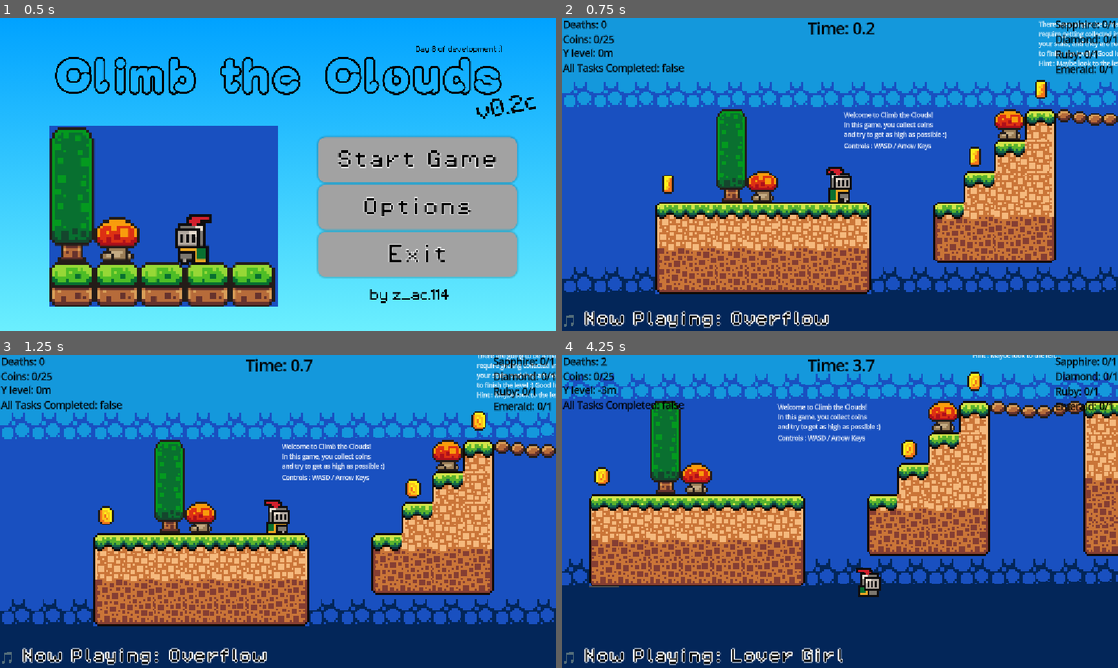
Above: before the commit, frames 1-4 (two rows, left to right).
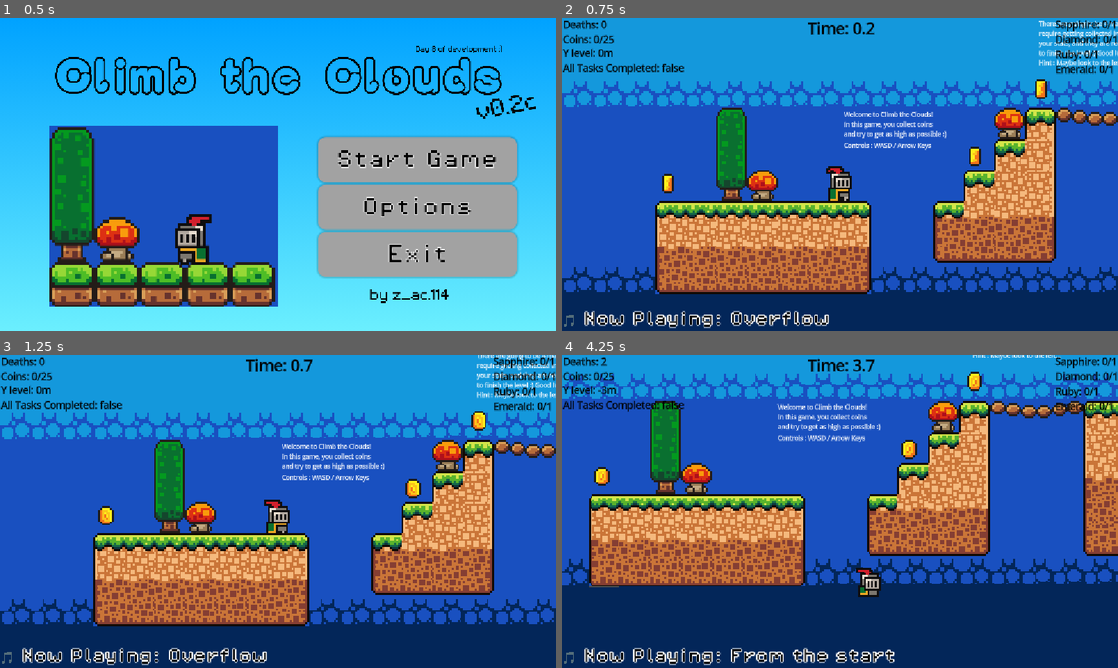
Above: after the commit, the same moments.

Repository: zacharytam-0411/shiba-climb-the-clouds
Game: Godot game, scene res://scenes/main_screen.tscn
The game is run twice, just before and just after one commit, with the same random seed, the same clock (stepped at 60 frames per second) and the same inputs.
Inputs:
- Up to frame 1 (0.5 s): no input
- Up to frame 2 (0.75 s): click "Start Game" at 0.5 s
- Up to frame 3 (1.25 s): no input
- Up to frame 4 (4.25 s): tap Enter at 1.25 s; hold Right (move_right) 1.28-2.78 s; tap W (move_up) at 1.52, 2.27, 3.77 s; hold Left (move_left) 2.78-3.53 s; hold Right (move_right) from 3.53 s (still down)

Frame 1 is identical in both runs. In frame 2, 4.2% of the frame differs, in the area x 0-100%, y 0-88%; in frame 3, 0.3%; in frame 4, 0.8%.

Commit message:
updated stuff

Diff:
--- a/project.godot
+++ b/project.godot
@@ -12,7 +12,7 @@
 
 config/name="scrolling platformer"
 run/main_scene="uid://dojb5lpo81upv"
-config/features=PackedStringArray("4.4", "Forward Plus")
+config/features=PackedStringArray("4.5", "Forward Plus")
 config/icon="res://icon.svg"
 
 [autoload]
--- /dev/null
+++ b/scenes/BGMPlayer.gd
@@ -0,0 +1,70 @@
+extends AudioStreamPlayer
+
+@onready var bgm_label: Label = $"../Camera2D/CanvasLayer/BGMLabel"
+@onready var label_timer: Timer = $"../BGMTimer"
+
+var bgm_list: Array = [
+	{"name": "Overflow", "stream": preload("res://assets/music/オーバーライド - 重音テトSV[吉田夜世] - 吉田夜世.mp3")},
+	{"name": "Tetoris", "stream": preload("res://assets/music/テトリス _ 重音テトSV - 柊マグネタイト.mp3")},
+	{"name": "From the start", "stream": preload("res://assets/music/From The Start Cover __ 重音テトSV「Kasane Teto」 - SylviSlime.mp3")},
+	{"name": "Lover Girl", "stream": preload("res://assets/music/Lover Girl __ 重音テトSV「Kasane Teto」 - SylviSlime.mp3")}
+]
+var current_bgm_index: int = 0
+var end_timer: SceneTreeTimer = null
+var bgm_started: bool = false
+
+func _ready() -> void:
+	# Connect label timer
+	if not label_timer.timeout.is_connected(_on_BGMLabelTimer_timeout):
+		label_timer.timeout.connect(_on_BGMLabelTimer_timeout)
+
+	# Make sure the label is hidden initially
+	if bgm_label:
+		bgm_label.visible = false
+
+	# HTML5 workaround - don't initialize audio until user interaction
+	if OS.get_name() != "HTML5":
+		# Start BGM immediately for non-HTML5 platforms
+		bgm_started = true
+		_play_bgm(current_bgm_index)
+
+func _input(event: InputEvent) -> void:
+	# Start BGM on first player interaction for HTML5
+	if OS.get_name() == "HTML5" and not bgm_started and event is InputEventKey and event.pressed:
+		bgm_started = true
+		_play_bgm(current_bgm_index)
+
+func _play_bgm(index: int) -> void:
+	# Cancel any old end timer
+	if end_timer:
+		if end_timer.timeout.is_connected(_on_bgm_finished):
+			end_timer.timeout.disconnect(_on_bgm_finished)
+		end_timer = null
+
+	current_bgm_index = index % bgm_list.size()
+	var track = bgm_list[current_bgm_index]
+
+	# Play track
+	self.stream = track["stream"]
+	self.play()
+
+	# Update label
+	if bgm_label and label_timer:
+		bgm_label.text = "🎵 Now Playing: %s" % track["name"]
+		bgm_label.visible = true
+		label_timer.start()
+
+	# Create one-shot timer based on track length
+	var song_length = track["stream"].get_length()
+	if song_length > 0:
+		end_timer = get_tree().create_timer(song_length + 0.5)  # Add a bit more margin
+		if not end_timer.timeout.is_connected(_on_bgm_finished):
+			end_timer.timeout.connect(_on_bgm_finished)
+
+func _on_bgm_finished() -> void:
+	current_bgm_index = (current_bgm_index + 1) % bgm_list.size()
+	_play_bgm(current_bgm_index)
+
+func _on_BGMLabelTimer_timeout() -> void:
+	if bgm_label:
+		bgm_label.visible = false
--- a/scenes/main_menu.gd
+++ b/scenes/main_menu.gd
@@ -4,10 +4,8 @@
 	print("Start button pressed")
 	get_tree().change_scene_to_file('res://scenes/main_game.tscn')
 
-
 func _on_settings_pressed() -> void:
 	print("Settings Pressed")
 
-
 func _on_exit_pressed() -> void:
 	get_tree().quit()
--- a/scenes/player.tscn
+++ b/scenes/player.tscn
@@ -9,6 +9,7 @@
 [ext_resource type="FontFile" uid="uid://cwmuvbloniq03" path="res://assets/fonts/PixelOperator8.ttf" id="6_ur7pv"]
 [ext_resource type="AudioStream" uid="uid://bhmkglotgh4ds" path="res://assets/sounds/cartoon-jump-6462.mp3" id="7_fjrip"]
 [ext_resource type="PackedScene" uid="uid://bu5utcykja23f" path="res://scenes/bigcatwaltz.tscn" id="8_smehm"]
+[ext_resource type="Script" uid="uid://du3oyjjuqixpe" path="res://scenes/BGMPlayer.gd" id="10_y4r1p"]
 
 [sub_resource type="AtlasTexture" id="AtlasTexture_n2od3"]
 atlas = ExtResource("2_qhqgy")
@@ -270,6 +271,7 @@
 stream = null
 volume_db = -4.0
 autoplay = false
+script = ExtResource("10_y4r1p")
 
 [node name="BGMTimer" type="Timer" parent="."]
 wait_time = 3.0
--- a/scripts/Global.gd
+++ b/scripts/Global.gd
@@ -1,4 +1,11 @@
 extends Node
+
+# HTML5 fix - create a safe wrapper
+static func safe_get_process_id() -> int:
+	if OS.get_name() != "HTML5":
+		return OS.get_process_id()
+	else:
+		return randi()  # Fallback for HTML5
 
 var sapphire_collected : bool = false
 var diamond_collected : bool = false
@@ -25,6 +32,6 @@
 	max_height = -1
 	winnable = false
 
-func _process(delta: float) -> void:
+func _process(_delta: float) -> void:
 	if diamond_collected == true and ruby_collected == true and sapphire_collected == true and coin == 25 and emerald_collected == true:
 		winnable = true
--- a/scripts/player.gd
+++ b/scripts/player.gd
@@ -4,84 +4,30 @@
 const JUMP_VELOCITY = -300.0
 const WALL_JUMP_PUSH = 200.0
 const COYOTE_TIME := 0.1
+const GRAVITY = 980.0
+
 var coyote_timer: float = 0.0
 var jumps_left: int = 1
 
 @onready var animated_sprite = $AnimatedSprite2D
 @onready var jump_sound: AudioStreamPlayer2D = $AudioStreamPlayer2D
-@onready var bgm_player: AudioStreamPlayer = $BGMPlayer
-@onready var bgm_label: Label = $Camera2D/CanvasLayer/BGMLabel
-@onready var label_timer: Timer = $BGMTimer
 
-var bgm_list: Array = [
-	{"name": "Overflow", "stream": preload("res://assets/music/オーバーライド - 重音テトSV[吉田夜世] - 吉田夜世.mp3")},
-	{"name": "Tetoris", "stream": preload("res://assets/music/テトリス _ 重音テトSV - 柊マグネタイト.mp3")},
-	{"name": "From the start", "stream": preload("res://assets/music/From The Start Cover __ 重音テトSV「Kasane Teto」 - SylviSlime.mp3")},
-	{"name": "Lover Girl", "stream": preload("res://assets/music/Lover Girl __ 重音テトSV「Kasane Teto」 - SylviSlime.mp3")}
-]
-var current_bgm_index: int = 0
-var end_timer: SceneTreeTimer = null
-
-
-func _ready() -> void:
-	# connect label timer
-	if not label_timer.timeout.is_connected(_on_BGMLabelTimer_timeout):
-		label_timer.timeout.connect(_on_BGMLabelTimer_timeout)
-
-	# start first track
-	_play_bgm(current_bgm_index)
-
-
-func _play_bgm(index: int) -> void:
-	if not bgm_player:
-		return
-
-	# cancel any old end timer
-	if end_timer:
-		end_timer.timeout.disconnect(_on_bgm_finished)
-		end_timer = null
-
-	current_bgm_index = index % bgm_list.size()
-	var track = bgm_list[current_bgm_index]
-
-	# play track
-	bgm_player.stream = track["stream"]
-	bgm_player.play()
-
-	# update label
-	if bgm_label and label_timer:
-		bgm_label.text = "🎵 Now Playing: %s" % track["name"]
-		bgm_label.visible = true
-		label_timer.start()
-
-	# create one-shot timer based on track length
-	var song_length = track["stream"].get_length()
-	if song_length > 0:
-		end_timer = get_tree().create_timer(song_length + 0.1) # add small margin
-		end_timer.timeout.connect(Callable(self, "_on_bgm_finished"), Object.CONNECT_ONE_SHOT)
-
-
-func _on_bgm_finished() -> void:
-	current_bgm_index = (current_bgm_index + 1) % bgm_list.size()
-	_play_bgm(current_bgm_index)
-
-
-func _on_BGMLabelTimer_timeout() -> void:
-	if bgm_label:
-		bgm_label.visible = false
 func _process(delta: float) -> void:
-	Global.y_level = roundf((-position.y+5)/16)
+	# Add underscore to parameter to indicate it's intentionally unused
+	var _unused = delta
+	Global.y_level = roundf((-position.y + 5) / 16)
 	if Global.y_level > Global.max_height:
 		Global.max_height = Global.y_level
 
 func _physics_process(delta: float) -> void:
 	if not is_on_floor():
-		velocity += get_gravity() * delta
+		velocity.y += GRAVITY * delta
 	else:
 		if Global.sapphire_collected:
 			jumps_left = 2
 		else:
 			jumps_left = 1
+
 	if is_on_floor():
 		coyote_timer = COYOTE_TIME
 	else:
@@ -131,7 +77,6 @@
 
 	move_and_slide()
 
-
 func _play_jump_sound() -> void:
 	if jump_sound.playing:
 		jump_sound.stop()
Not shown, changed: export_presets.cfg
Not shown, added: scenes/BGMPlayer.gd.uid
Not shown: 1 places in scenes/player.tscn that only renumber resources
Not shown, changed: .DS_Store
